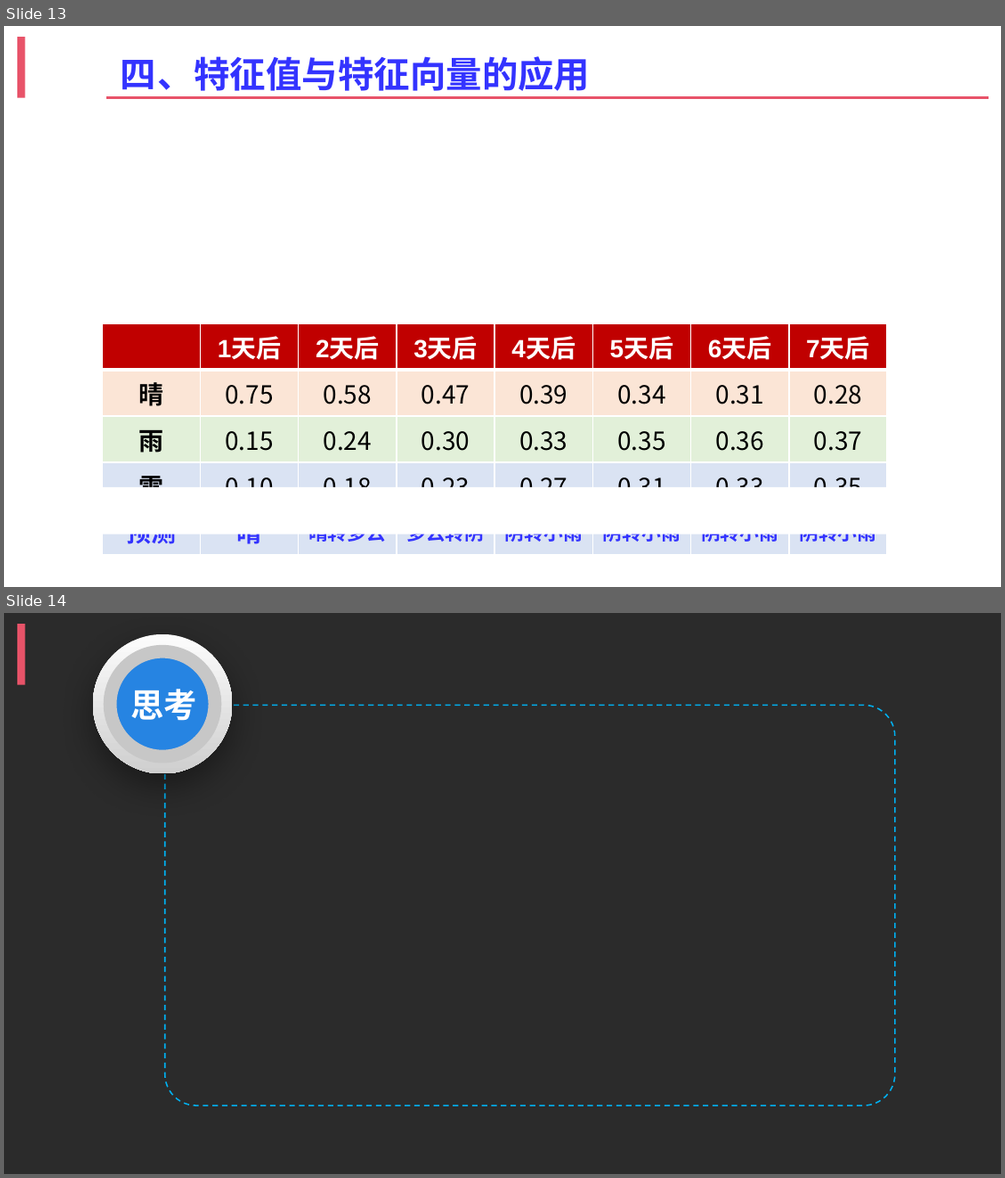
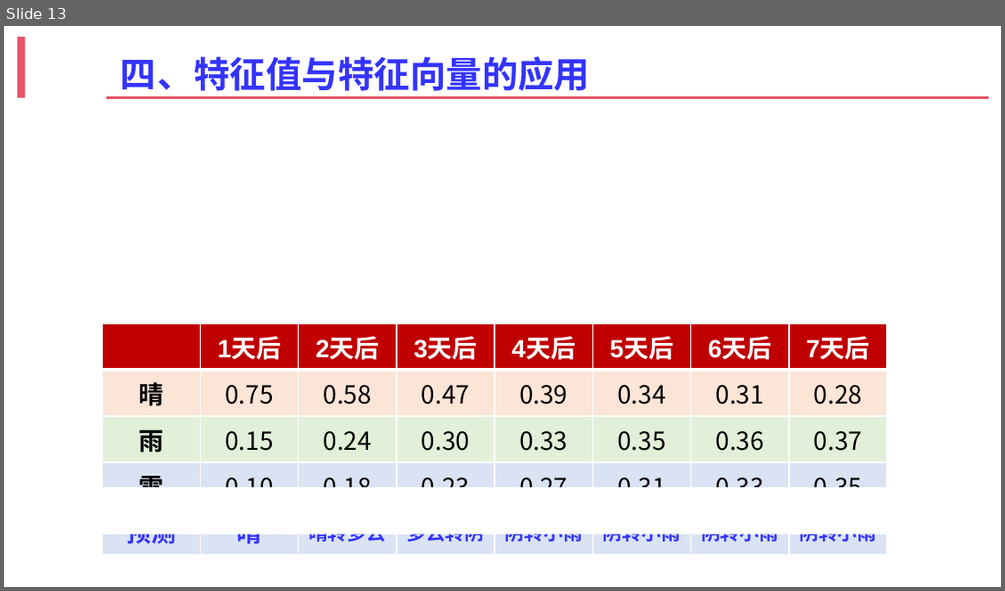
Before and after one commit to zhangshenxing/zhangshenxing.github.io, a slide deck: zsx.pptx. Shown one above the other, each under a label of ours: slides 13 and 14 before the commit, slide 13 after it. The pictures are 1005x1178 and 1005x591 pixels, drawn with LibreOffice and Linux fonts; fonts in the diff are those of the drawing; grey boxes stand for pictures; background and template pictures are left out; a plain dark background stands for a picture behind light text. Boxes give left, top, right and bottom in pixels: in the first picture for what was removed or moved away, otherwise in the second. Text is boxed around its words. In the diff, an @@ line names an element or a change of style, - is before the commit and + after.

```diff
--- a/zsx.pptx
+++ b/zsx.pptx
@@ slide 14 removed at (4, 613, 1001, 1174), background picture (left out); not listed: 1 template element that a slide beside it also shows @@
@@ ellipse removed at (93, 634, 232, 773) @@
@@ ellipse removed at (110, 652, 214, 756) @@
@@ text removed at (130, 689, 197, 721) @@
-思考
@@ rounded rectangle removed at (164, 705, 894, 1105) @@
```
Also in this commit, not shown: 1 slide added.
